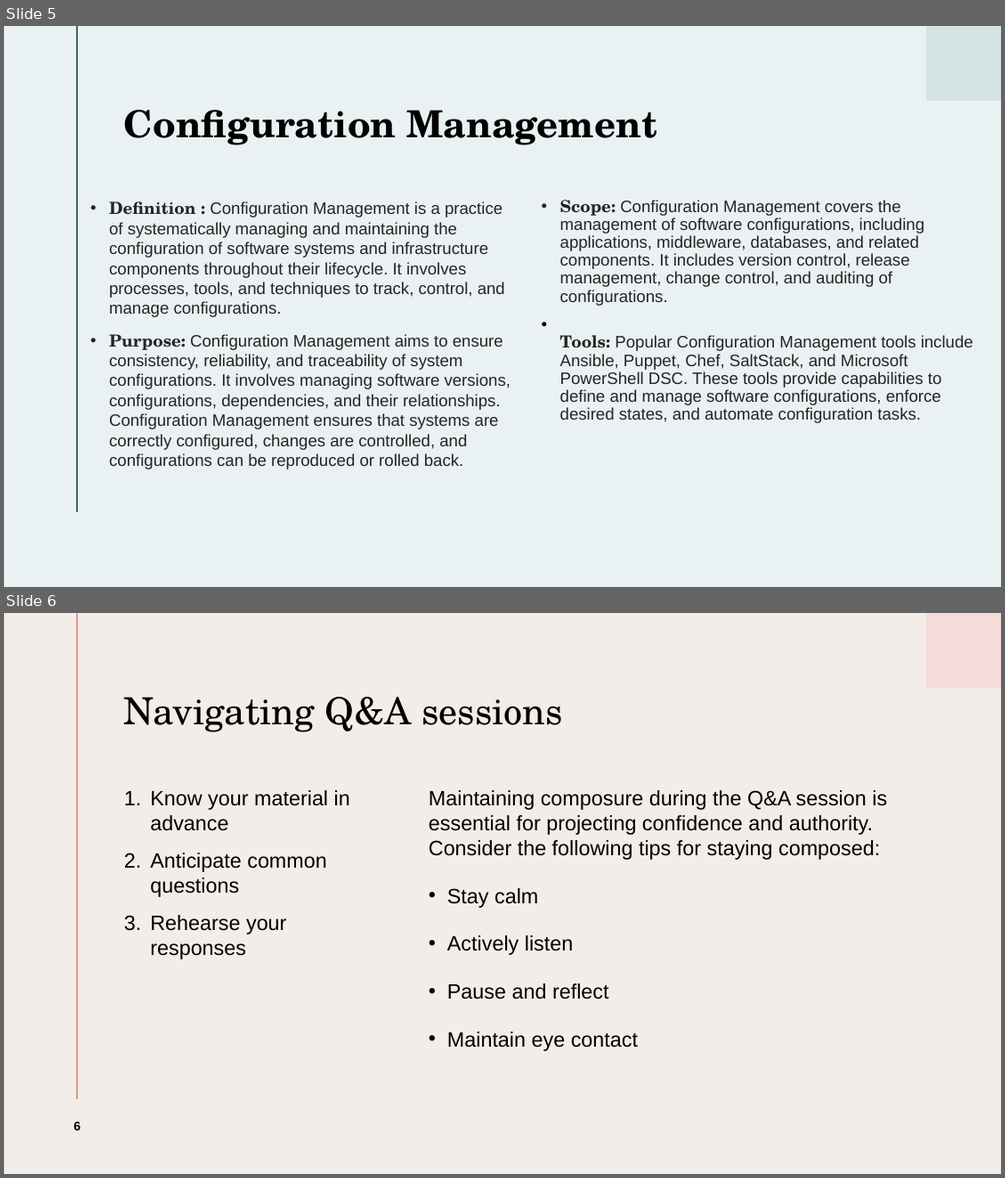
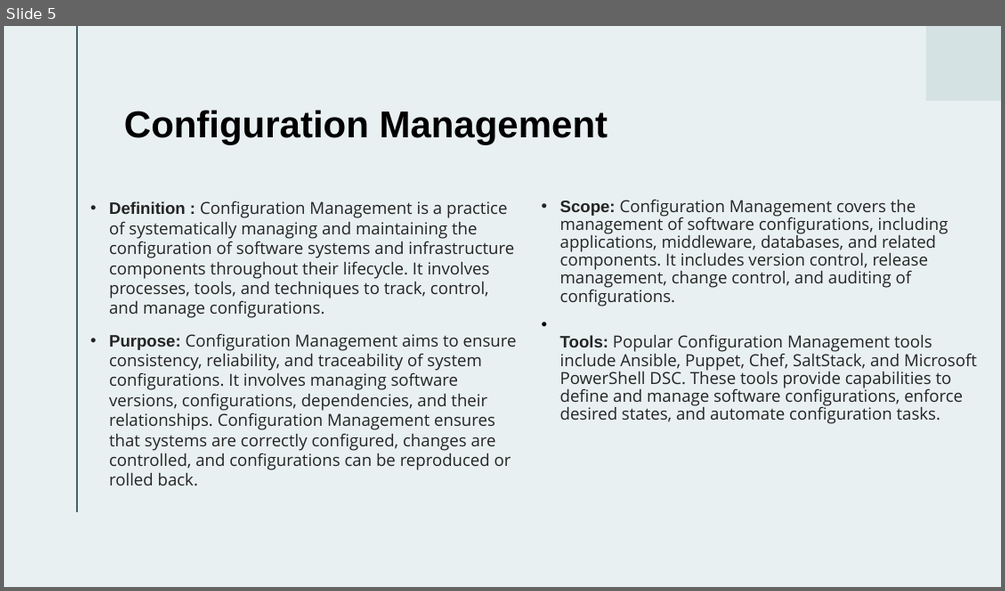
Before and after one commit to sub0101/muku, a slide deck: Presentation 3.pptx. Shown one above the other, each under a label of ours: slides 5 and 6 before the commit, slide 5 after it. The pictures are 1005x1178 and 1005x591 pixels, drawn with LibreOffice and Linux fonts; fonts in the diff are those of the drawing. Boxes give left, top, right and bottom in pixels: in the first picture for what was removed or moved away, otherwise in the second. Text is boxed around its words. In the diff, an @@ line names an element or a change of style, - is before the commit and + after.

```diff
--- a/Presentation 3.pptx
+++ b/Presentation 3.pptx
@@ slide 6 removed at bbox=[4, 613, 1001, 1174], background #F3EDEA @@
@@ line removed from (77, 613) to (77, 1099) @@
@@ rectangle removed at bbox=[926, 613, 1001, 688] @@
@@ title removed at bbox=[124, 697, 563, 732] @@
-Navigating Q&A sessions
@@ text removed at bbox=[150, 790, 350, 959] @@
-1. Know your material in advance
-2. Anticipate common questions
-3. Rehearse your responses
@@ text removed at bbox=[429, 790, 887, 1051] @@
-Maintaining composure during the Q&A session is essential for projecting confidence and authority. Consider the following tips for staying composed:
-  • Stay calm
-  • Actively listen
-  • Pause and reflect
-  • Maintain eye contact
@@ page number removed at bbox=[73, 1121, 81, 1130] @@
-6
@@ slide 5 changed as well @@
@@ background #EAF1F2 to #E9F0F1 @@
@@ title "Configuration Management" at bbox=[124, 110, 608, 144]: font TeX Gyre Schola to Arial @@
@@ text "Definition : Configuration Management is ..." at bbox=[109, 200, 517, 486]: font TeX Gyre Schola to Arial in "Definition :", "Purpose:"; font Arial to Open Sans; less space between paragraphs @@
@@ text "Scope: Configuration Management covers the ..." at bbox=[560, 199, 977, 424]: font TeX Gyre Schola to Arial in "Scope:", "Tools:"; font Arial to Open Sans; less space between paragraphs @@
```
Also in this commit, not shown: 10 other slides changed, 7 slides added, 3 other slides removed.
